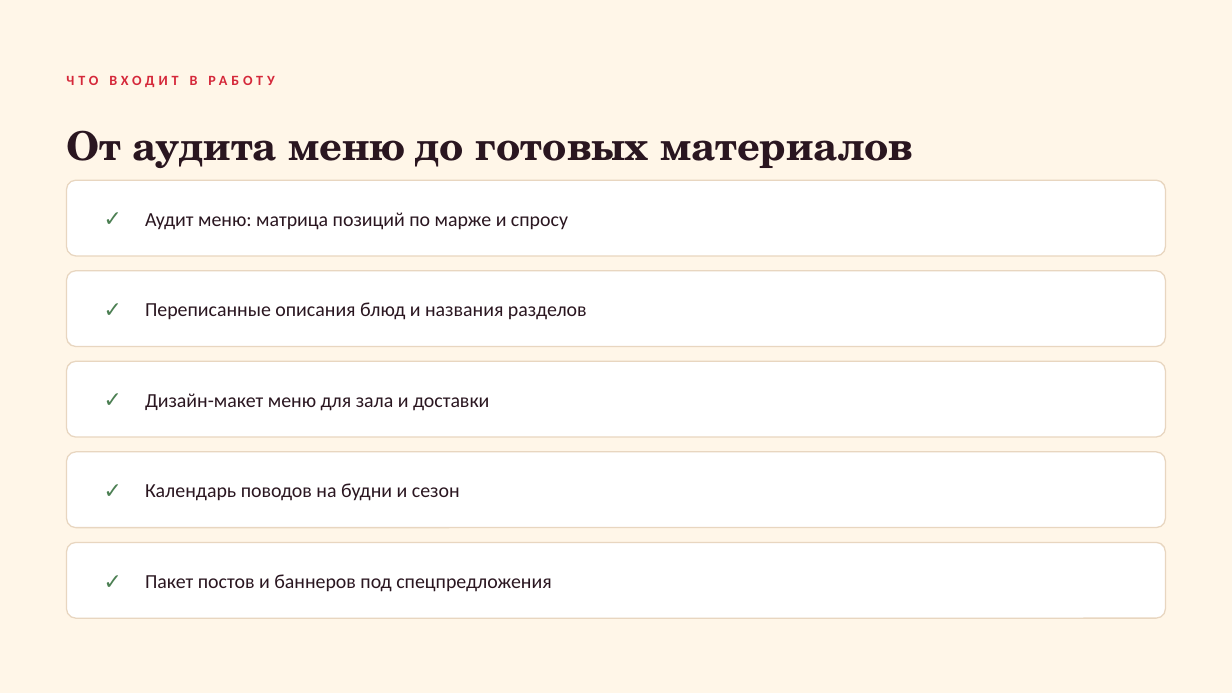
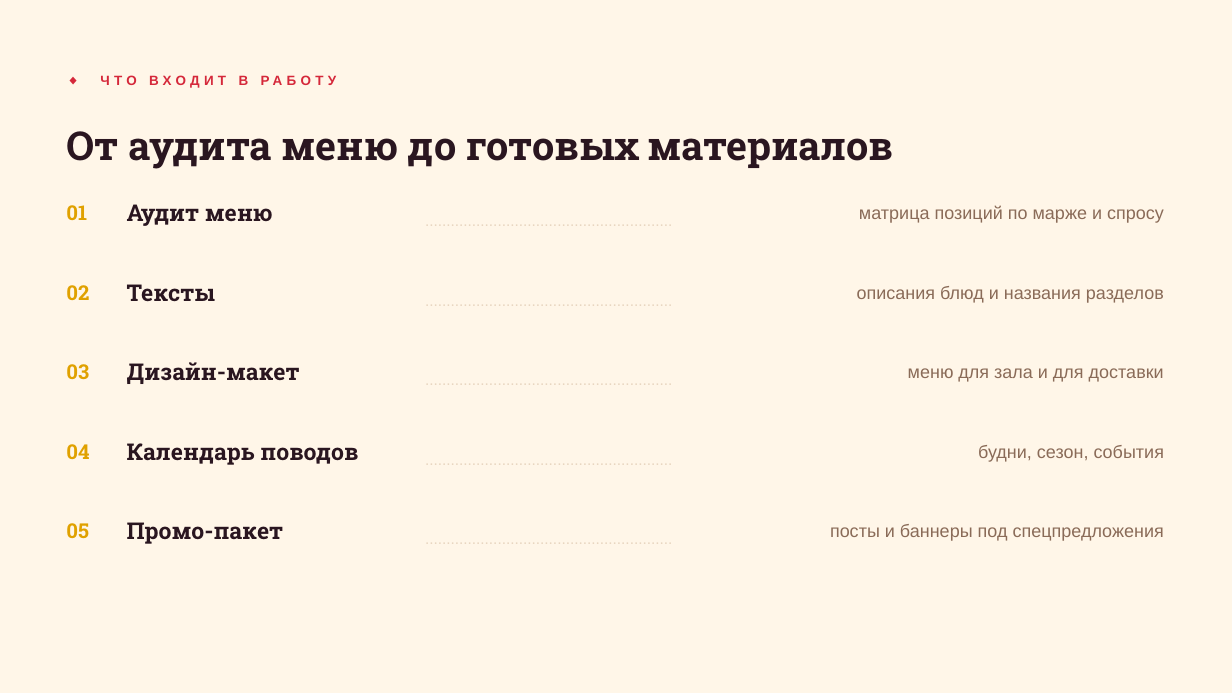
Before and after one commit to qa-novchenkova/studio, a slide deck: slide 9 of public/decks/horeca.pptx. Drawn at 1232x693 pixels with LibreOffice and Linux fonts; fonts in the diff are those of the drawing. Boxes give left, top, right and bottom in pixels: in the first picture for what was removed or moved away, otherwise in the second. Text is boxed around its words. In the diff, an @@ line names an element or a change of style, - is before the commit and + after.

```diff
--- a/public/decks/horeca.pptx
+++ b/public/decks/horeca.pptx
@@ text at bbox=[239, 76, 249, 85]: text changed; size 11 to 10.5 pt; font Calibri to Arial @@
-ЧТО ВХОДИТ В РАБОТУ
+◆ ЧТО ВХОДИТ В РАБОТУ
@@ text "От аудита меню до готовых ..." at bbox=[66, 131, 894, 169]: font TeX Gyre Schola to Roboto Slab @@
@@ text added at bbox=[66, 205, 87, 220], 16 pt, text #E0A100, bold @@
+01
@@ rounded rectangle removed at bbox=[67, 180, 1165, 256] @@
@@ text removed at bbox=[90, 180, 136, 256] @@
-✓
@@ text added at bbox=[127, 204, 273, 226], 18 pt, text #2A1620, bold @@
+Аудит меню
@@ text added at bbox=[425, 202, 758, 239], 12 pt, text #E8D6C0 @@
+..........................................................
@@ text at bbox=[859, 205, 1164, 223]: text changed; size 15.5 to 14 pt; font Calibri to Arial; text colour #2A1620 to #8A6B58 @@
-Аудит меню: матрица позиций по марже и спросу
+матрица позиций по марже и спросу
@@ text at bbox=[66, 285, 89, 300]: text changed; size 17 to 16 pt; font Calibri to Roboto Slab; text colour #4B7F52 to #E0A100 @@
-✓
+02
@@ rounded rectangle removed at bbox=[67, 271, 1165, 347] @@
@@ text added at bbox=[127, 284, 215, 302], 18 pt, text #2A1620, bold @@
+Тексты
@@ text added at bbox=[425, 282, 758, 319], 12 pt, text #E8D6C0 @@
+..........................................................
@@ text at bbox=[857, 286, 1164, 303]: text changed; size 15.5 to 14 pt; font Calibri to Arial; text colour #2A1620 to #8A6B58 @@
-Переписанные описания блюд и названия разделов
+описания блюд и названия разделов
@@ text added at bbox=[66, 364, 89, 380], 16 pt, text #E0A100, bold @@
+03
@@ rounded rectangle removed at bbox=[67, 361, 1165, 437] @@
@@ text removed at bbox=[90, 361, 136, 437] @@
-✓
@@ text added at bbox=[127, 362, 300, 384], 18 pt, text #2A1620, bold @@
+Дизайн-макет
@@ text at bbox=[425, 361, 758, 398]: text changed; size 17 to 12 pt; font Calibri to Arial; text colour #4B7F52 to #E8D6C0; bold off @@
-✓
+..........................................................
@@ text at bbox=[908, 368, 1164, 382]: text changed; size 15.5 to 14 pt; font Calibri to Arial; text colour #2A1620 to #8A6B58 @@
-Дизайн-макет меню для зала и доставки
+меню для зала и для доставки
@@ text added at bbox=[66, 444, 89, 459], 16 pt, text #E0A100, bold @@
+04
@@ text added at bbox=[127, 443, 358, 465], 18 pt, text #2A1620, bold @@
+Календарь поводов
@@ text added at bbox=[425, 441, 758, 478], 12 pt, text #E8D6C0 @@
+..........................................................
@@ text added at bbox=[978, 445, 1164, 462], 14 pt, text #8A6B58 @@
+будни, сезон, события
@@ rounded rectangle removed at bbox=[67, 452, 1165, 528] @@
@@ text removed at bbox=[145, 483, 460, 501] @@
-Календарь поводов на будни и сезон
@@ text added at bbox=[66, 523, 89, 539], 16 pt, text #E0A100, bold @@
+05
@@ text added at bbox=[127, 522, 284, 544], 18 pt, text #2A1620, bold @@
+Промо-пакет
@@ text added at bbox=[425, 520, 758, 557], 12 pt, text #E8D6C0 @@
+..........................................................
@@ text added at bbox=[830, 524, 1164, 541], 14 pt, text #8A6B58 @@
+посты и баннеры под спецпредложения
@@ rounded rectangle removed at bbox=[67, 543, 1165, 618] @@
@@ text removed at bbox=[90, 543, 136, 618] @@
-✓
@@ text removed at bbox=[145, 574, 551, 592] @@
-Пакет постов и баннеров под спецпредложения
```
Also in this commit, not shown: 9 other slides changed, 22 other files.
